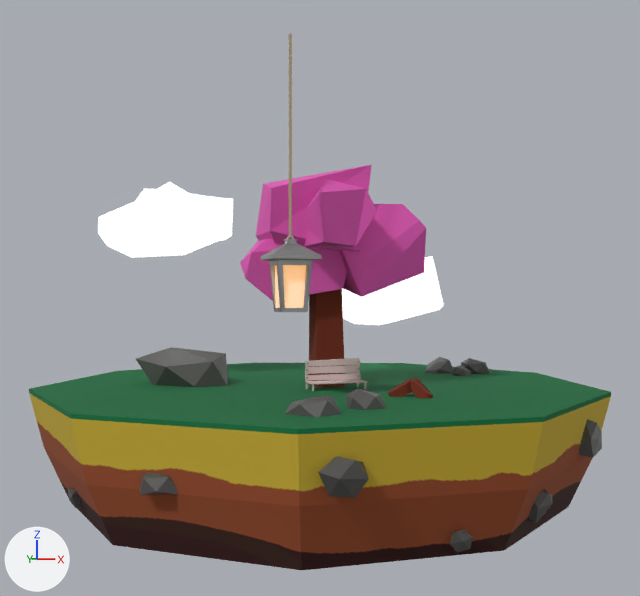
An edit to the Blender file woods/references/tree_bench.blend, drawn before and after from the same camera.
Camera for both pictures: a 50 mm camera at (-7.88, -22.07, 2.68) aimed at (-0.73, 0.86, 2.43). Lighting does not change. The marker at lower left points along +X, +Y and +Z.

Script lines for the objects in view, before the commit:
```python
me_cube = bpy.data.meshes.new('Cube')
me_cube.from_pydata(...)  # 12 vertices, 8 faces; spans x -0.39..0.39, y -0.39..0.39, z 0.0..3.39
me_cube.materials.append(mat_wood)  # brown #742c18
me_cube_021 = bpy.data.meshes.new('Cube.021')
me_cube_021.from_pydata(...)  # 68 vertices, 62 faces; spans x -1.41..1.41, y -1.41..1.41, z -1.44..2.68
me_cube_021.materials.append(mat_metal)  # grey #adadad
me_cube_023 = bpy.data.meshes.new('Cube.023')
me_cube_023.from_pydata(...)  # 16 vertices, 4 faces; spans x -0.74..0.74, y -0.74..0.74, z -1.19..1.19
me_cube_023.materials.append(mat_light)  # white #e7e7e7
me_cylinder_003 = bpy.data.meshes.new('Cylinder.003')
me_cylinder_003.from_pydata(...)  # a 5-sided cylinder along z spanning x -0.09..0.09, y -0.08..0.1, z -0.01..11.52
me_cylinder_003.materials.append(mat_rope)  # beige #b2a181
ob_cube_022 = bpy.data.objects.new('Cube.022', me_cube_021)
ob_cube_022.location = (-2.37, -2.09, 2.73)
ob_cube_022.scale = (0.41, 0.41, 0.41)
ob_cube_023 = bpy.data.objects.new('Cube.023', me_cube_023)
ob_cube_023.location = (-2.37, -2.09, 2.73)
ob_cube_023.scale = (0.41, 0.41, 0.41)
ob_cylinder_006 = bpy.data.objects.new('Cylinder.006', me_cylinder_003)
ob_cylinder_006.location = (-2.37, -2.1, 3.87)
ob_cylinder_006.scale = (0.41, 0.41, 0.41)
ob_trunk = bpy.data.objects.new('trunk', me_cube)
ob_trunk.location = (-0.62, 0.7, -0.02)
ob_trunk.rotation_euler = (0.0, 0.0, 1.571)  # degrees (0, 0, 90)
# also in view: 'Cube.020' at (-4.42, 4.13, 4.66); 'rock.002' at (-2.54, -6.26, -0.88); 'Cube.002' at (-1.53, 0.6, 3.24); 'Cube.004' at (-1.09, 0.72, 4.77); 'Cube.001' at (0.7, 0.7, 3.69)
```
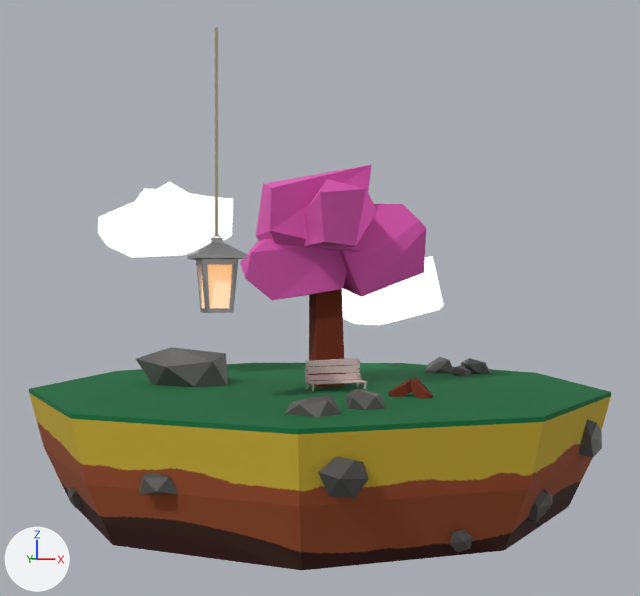
Boxes [x1, y1, x2, y2] around the edits, measured in the pictures (640 x 596 px):
'Cube.022', moved: before [261, 239, 322, 312]; after [187, 238, 247, 313]
'Cube.023', moved: before [275, 265, 306, 308]; after [202, 265, 232, 308]
'Cylinder.006', moved: before [289, 34, 292, 238]; after [215, 27, 218, 237]

The change, as a list of edits to the scene's bpy script:
```text
Change ob_cube_022:
    ob_cube_022.location: (-2.37, -2.09, 2.73) -> (-4.1, -2.09, 2.73)
Change ob_cube_023:
    ob_cube_023.location: (-2.37, -2.09, 2.73) -> (-4.1, -2.09, 2.73)
Change ob_cylinder_006:
    ob_cylinder_006.location: (-2.37, -2.1, 3.87) -> (-4.11, -2.1, 3.87)
```
